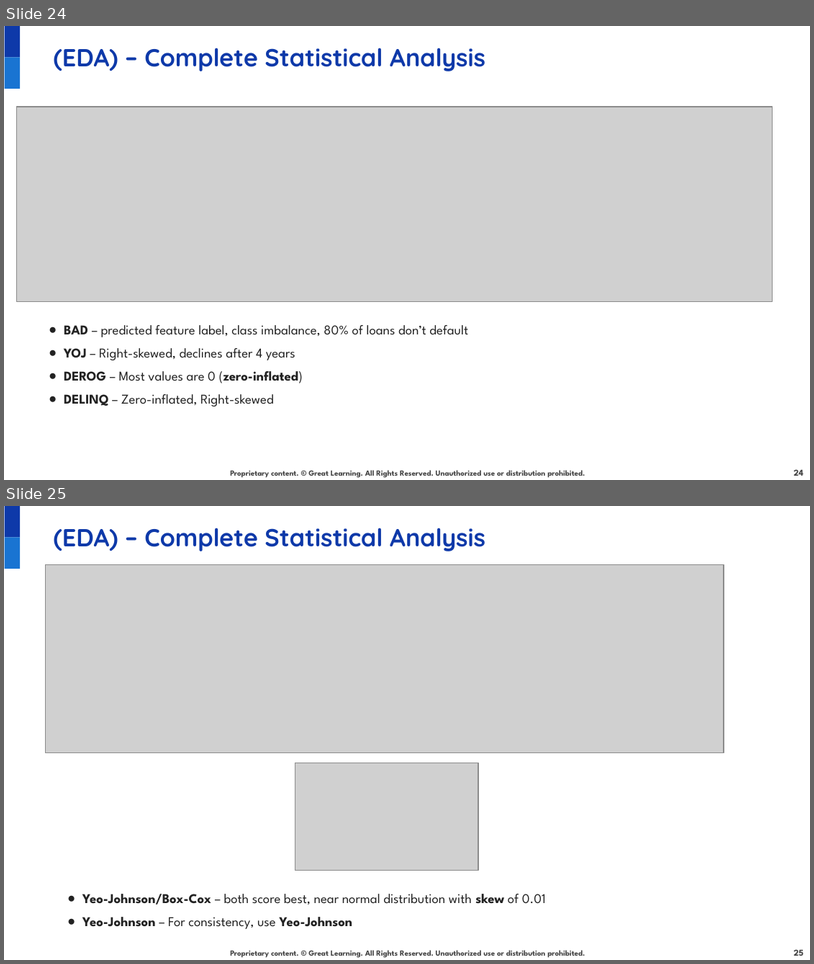
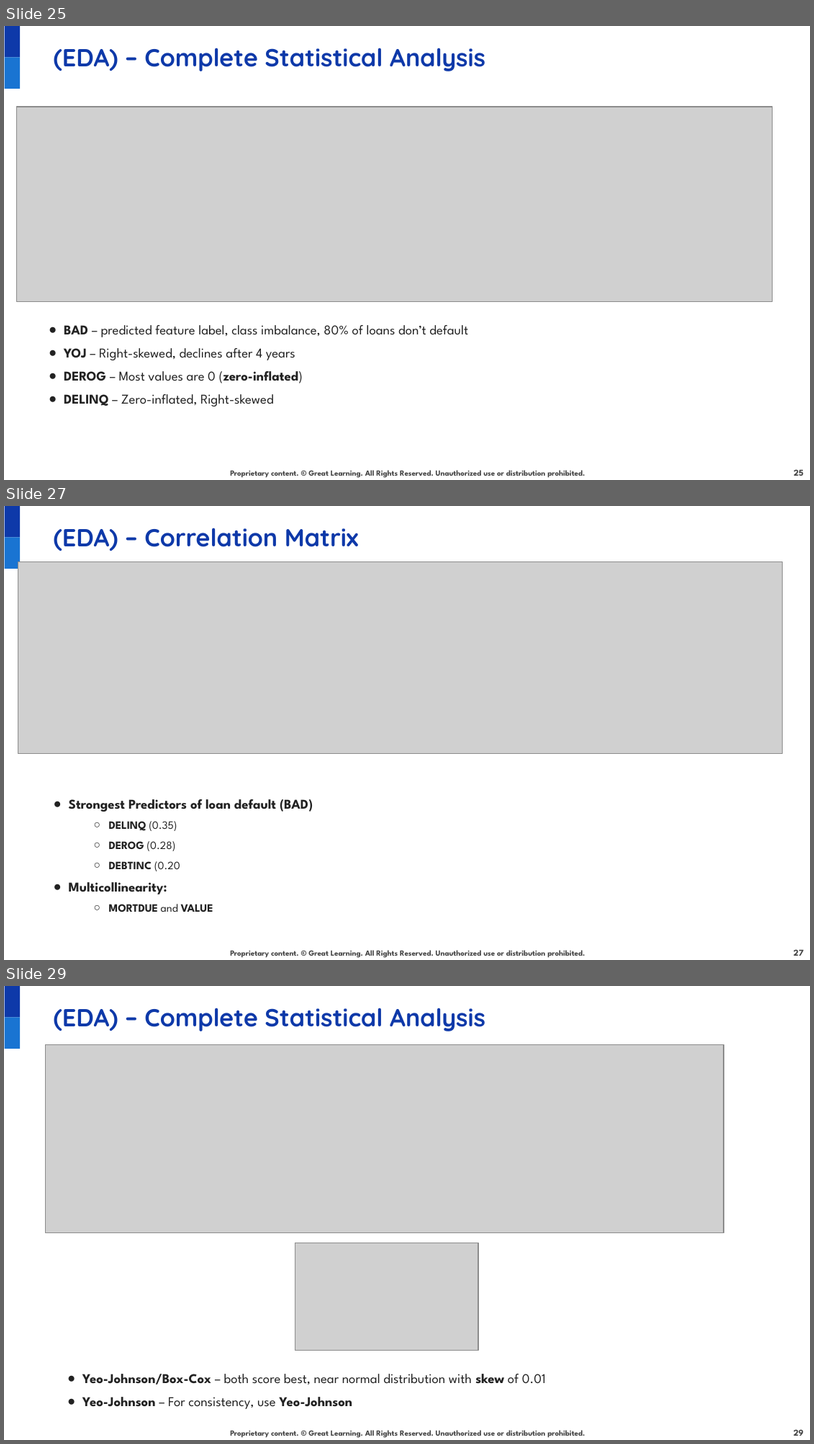
Before and after one commit to juanbucz/GreatLearning-TermProjects, a slide deck: Neural Networks - Loan Default/Loan Default Prediction Presentation - Business Interpretation - John Buczkowski.pptx. Shown one above the other, each under a label of ours: slides 24 and 25 before the commit, slides 25, 27 and 29 after it; the slides between them are not shown. The pictures are 814x964 and 814x1444 pixels, drawn with LibreOffice and Linux fonts; fonts in the diff are those of the drawing; grey boxes stand for pictures; background and template pictures are left out. Boxes give left, top, right and bottom in pixels: in the first picture for what was removed or moved away, otherwise in the second. Text is boxed around its words. In the diff, an @@ line names an element or a change of style, - is before the commit and + after.

Commit message:
GL NN Loan Default Prediction Presentation - Added correlation matrix and table.

```diff
--- a/Neural Networks - Loan Default/Loan Default Prediction Presentation - Business Interpretation - John Buczkowski.pptx
+++ b/Neural Networks - Loan Default/Loan Default Prediction Presentation - Business Interpretation - John Buczkowski.pptx
@@ slide 27 added at box(4, 506, 810, 960), background #FFFFFF; not listed: 3 template elements that a slide beside it also shows @@
@@ text added at box(54, 528, 359, 551), 22 pt, text #0E39A9, bold @@
+(EDA) – Correlation Matrix
@@ picture added at box(18, 561, 783, 754) @@
@@ text added at box(69, 799, 313, 911), 12 pt, text #222222, bold @@
+● Strongest Predictors of loan default (BAD)
+  ○ DELINQ (0.35)
+  ○ DEROG (0.28)
+  ○ DEBTINC (0.20
+● Multicollinearity:
+  ○ MORTDUE and VALUE
@@ page number added at box(794, 949, 804, 955), 8 pt, text #434343, bold @@
+27
@@ what was slide 24 is now slide 25 @@
@@ page number at box(794, 469, 804, 475): text changed @@
-24
+25
@@ what was slide 25 is now slide 29 @@
@@ page number at box(794, 1429, 804, 1435): text changed @@
-25
+29
```
Also in this commit, not shown: 1 slide changed, 5 other slides added.
